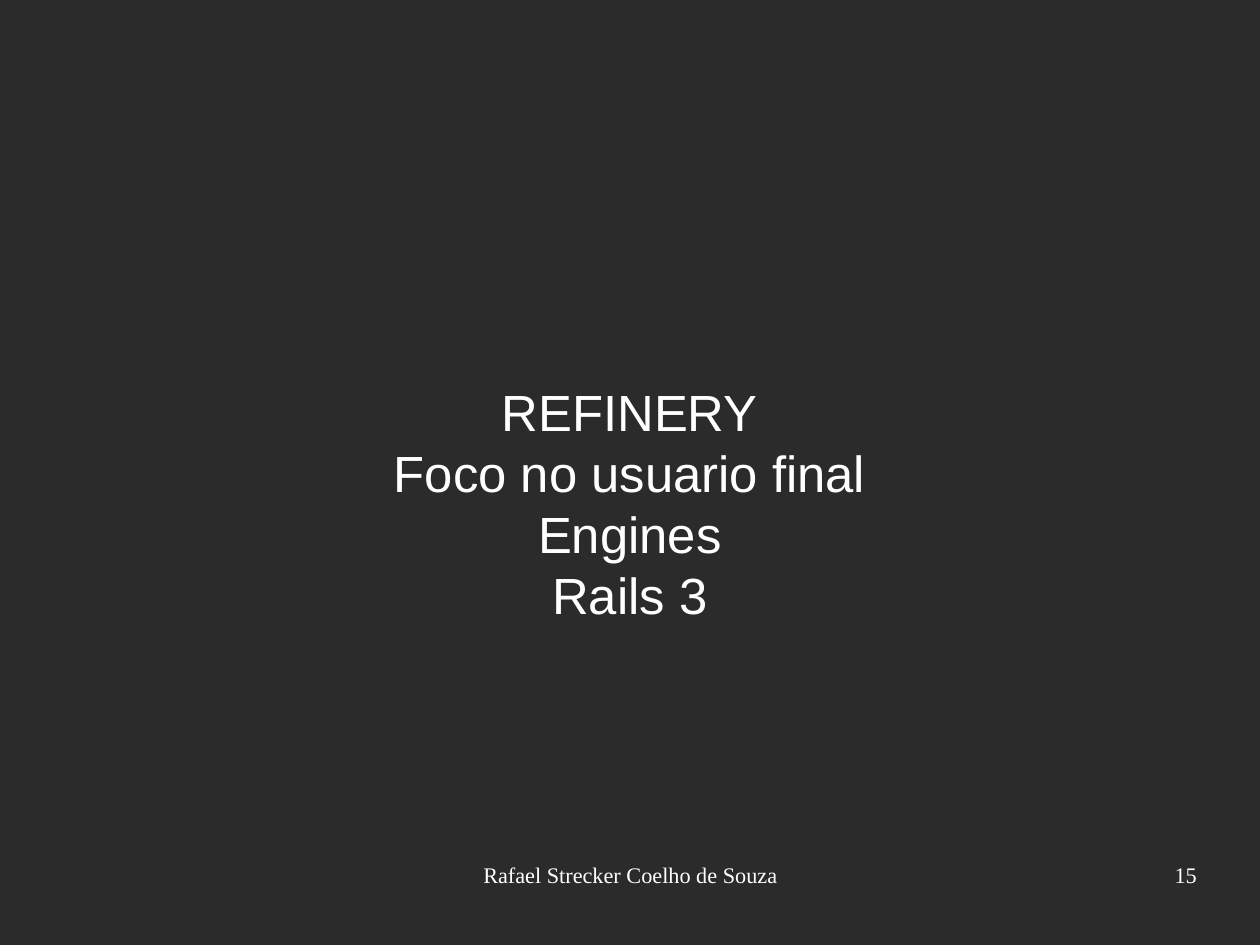
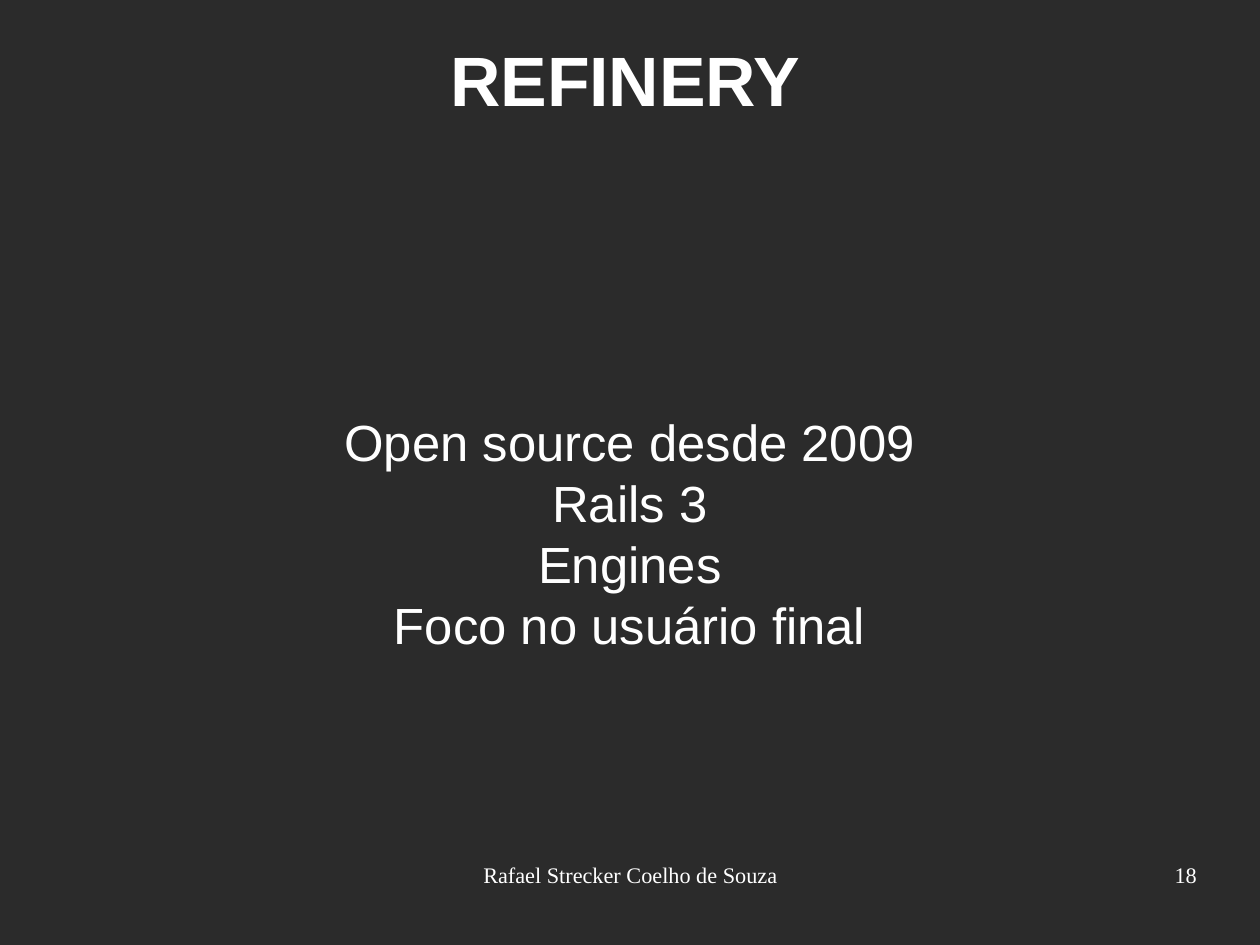
Before and after one commit to rafaelsouza/tcc, a slide deck: slide 18 of apresentacao/draft_apresentacao.odp (slide 15 before the commit). Drawn at 1260x945 pixels with LibreOffice and Linux fonts; fonts in the diff are those of the drawing; background and template pictures are left out; a plain dark background stands for a picture behind light text. Boxes give left, top, right and bottom in pixels: in the first picture for what was removed or moved away, otherwise in the second. Text is boxed around its words. In the diff, an @@ line names an element or a change of style, - is before the commit and + after.

```diff
--- a/apresentacao/draft_apresentacao.odp
+++ b/apresentacao/draft_apresentacao.odp
@@ title added at <box>450,58,800,106</box>, 44 pt, text #FFFFFF, bold @@
+REFINERY
@@ subtitle at <box>344,424,915,523</box>: text changed @@
-REFINERY
-Foco no usuario final
+Open source desde 2009
+Rails 3
@@ subtitle at <box>394,606,865,645</box>: text changed @@
-Rails 3
+Foco no usuário final
@@ page number at <box>1175,868,1197,883</box>: text changed @@
-15
+18
```
Also in this commit, not shown: 10 other slides changed, 6 slides added, 9 other files.
